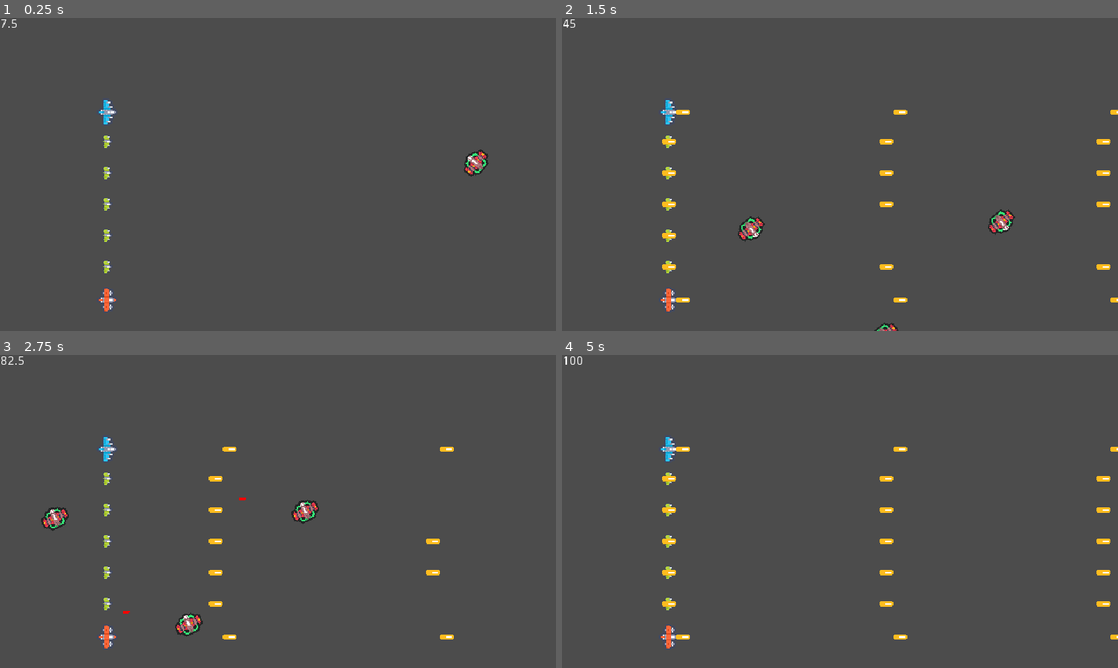
Above: before the commit, frames 1-4 (two rows, left to right).
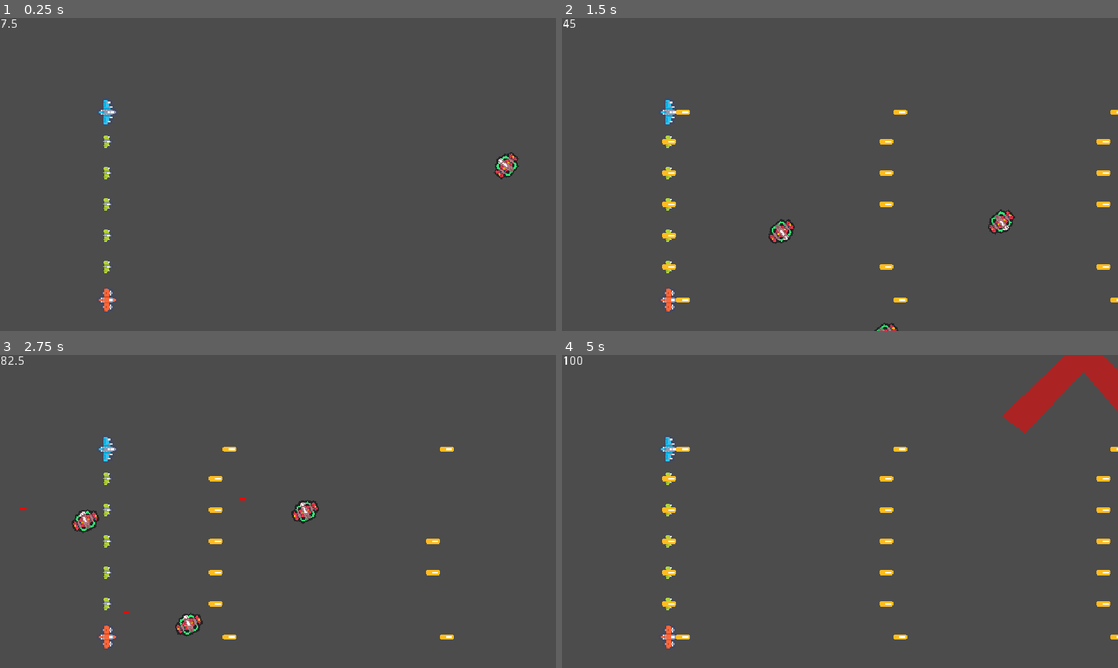
Above: after the commit, the same moments.

Repository: Extor3D/DestinysClan
Game: Godot game, scene res://Levels/Level1A.tscn
The game is run twice, just before and just after one commit, with the same random seed, the same clock (stepped at 60 frames per second) and the same inputs. This scene is started directly instead of the project's main scene.
Inputs:
- Up to frame 1 (0.25 s): no input
- Up to frame 2 (1.5 s): hold Space (activate_formation) 0.53-1.28 s; tap Space (activate_formation) at 1.35 s
- Up to frame 3 (2.75 s): hold Space (activate_formation) from 2.03 s (still down)
- Up to frame 4 (5 s): release Space (activate_formation) at 2.78 s; tap Space (activate_formation) at 2.85, 4.35 s; hold Space (activate_formation) 3.53-4.28 s

The runs differ from the first frame. In frame 1, 0.5% of the frame differs, in the area x 83-94%, y 42-52%; in frame 2, 0.5%; in frame 3, 0.5%; in frame 4, 2.1%, in the area x 79-100%, y 0-26%.

Commit message:
Se cambia el nivel incorporando los warnings

Diff:
--- a/SpaceshipHarem/Levels/Level1A.tscn
+++ b/SpaceshipHarem/Levels/Level1A.tscn
@@ -18,17 +18,19 @@
 
 [node name="Level Intro" type="Node2D" parent="."]
 
-[node name="EnemyTimer2" parent="Level Intro" instance=ExtResource( 6 )]
+[node name="EnemyTimer1" parent="Level Intro" instance=ExtResource( 6 )]
+scene = ExtResource( 4 )
+scene_variables = {
+"move_speed": 100,
+"turn_speed": 1.5
+}
+y_center = 0
 start_time = 5.0
 duration = 9.0
-
-[node name="EnemyTimer" parent="Level Intro" instance=ExtResource( 6 )]
-start_time = 15.0
-duration = 10.0
+warning = true
 
 [node name="Enemy" parent="Level Intro" instance=ExtResource( 4 )]
-position = Vector2( 563, 154 )
-vspeed = 10.0
+position = Vector2( 598, 157 )
 
 [node name="Enemy2" parent="Level Intro" instance=ExtResource( 4 )]
 position = Vector2( 851, 146 )
@@ -36,10 +38,33 @@
 [node name="Enemy3" parent="Level Intro" instance=ExtResource( 4 )]
 position = Vector2( 717, 276 )
 
+[node name="EnemyTimer2" parent="Level Intro" instance=ExtResource( 6 )]
+scene = ExtResource( 4 )
+scene_variables = {
+"move_speed": 100,
+"turn_speed": -1.5
+}
+y_center = 360
+start_time = 15.0
+duration = 9.0
+warning = true
+
 [node name="EnemyTimer3" parent="Level Intro" instance=ExtResource( 6 )]
+scene = ExtResource( 4 )
+scene_variables = {
+"move_speed": 100,
+"turn_speed": -2.9
+}
 start_time = 26.0
 duration = 9.0
+warning = true
 
 [node name="EnemyTimer4" parent="Level Intro" instance=ExtResource( 6 )]
+scene = ExtResource( 4 )
+scene_variables = {
+"move_speed": 100,
+"turn_speed": 2.9
+}
 start_time = 26.0
 duration = 9.0
+warning = true
